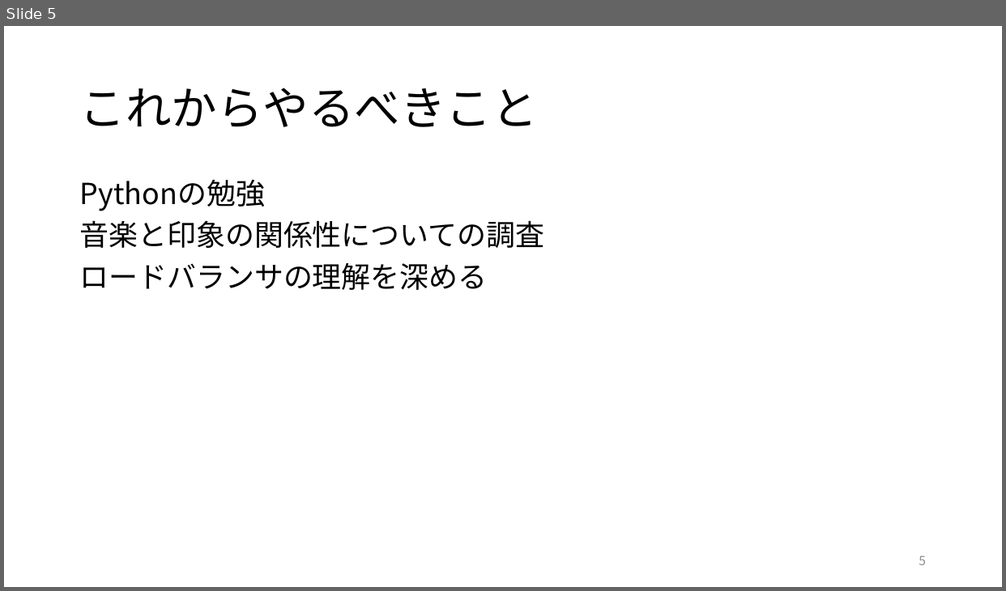
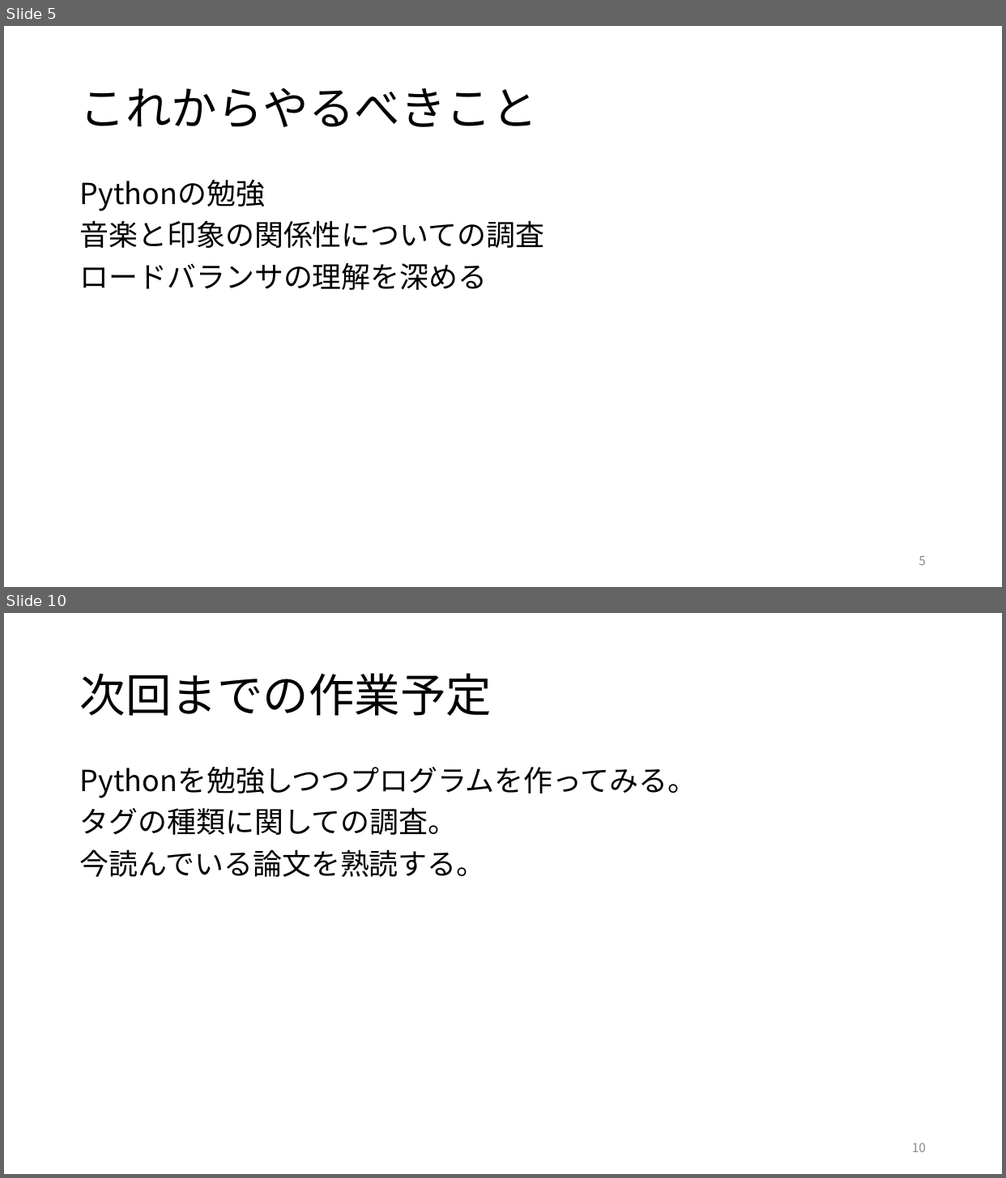
Before and after one commit to kait-takanolab/1821144-yoshii-thesis, a slide deck: 1821144_yoshii_sotsuken.pptx. Shown one above the other, each under a label of ours: slide 5 before the commit, slides 5 and 10 after it; the slides between them are not shown. The pictures are 1006x591 and 1006x1178 pixels, drawn with LibreOffice and Linux fonts; fonts in the diff are those of the drawing. Boxes give left, top, right and bottom in pixels: in the first picture for what was removed or moved away, otherwise in the second. Text is boxed around its words. In the diff, an @@ line names an element or a change of style, - is before the commit and + after.

```diff
--- a/1821144_yoshii_sotsuken.pptx
+++ b/1821144_yoshii_sotsuken.pptx
@@ slide 10 added at <box>4,613,1002,1174</box>, background #FFFFFF @@
@@ title added at <box>80,673,492,716</box>, 44 pt, text #000000 @@
+次回までの作業予定
@@ text added at <box>80,767,697,877</box>, 28 pt, text #000000 @@
+Pythonを勉強しつつプログラムを作ってみる。
+タグの種類に関しての調査。
+今読んでいる論文を熟読する。
@@ page number added at <box>912,1143,926,1152</box>, 12 pt, text #8C8C8C @@
+10
```
Also in this commit, not shown: 4 other slides added.
